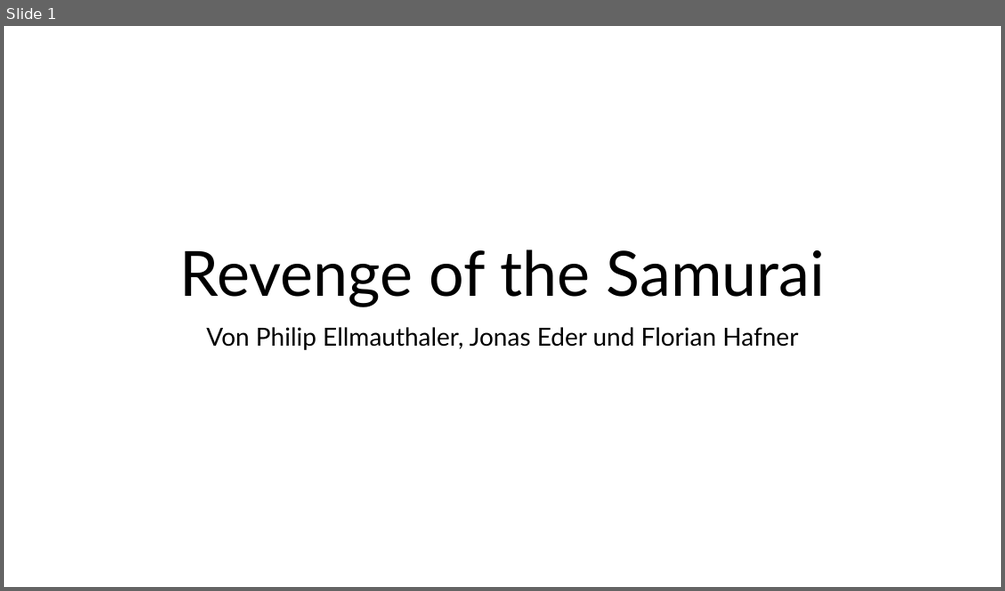
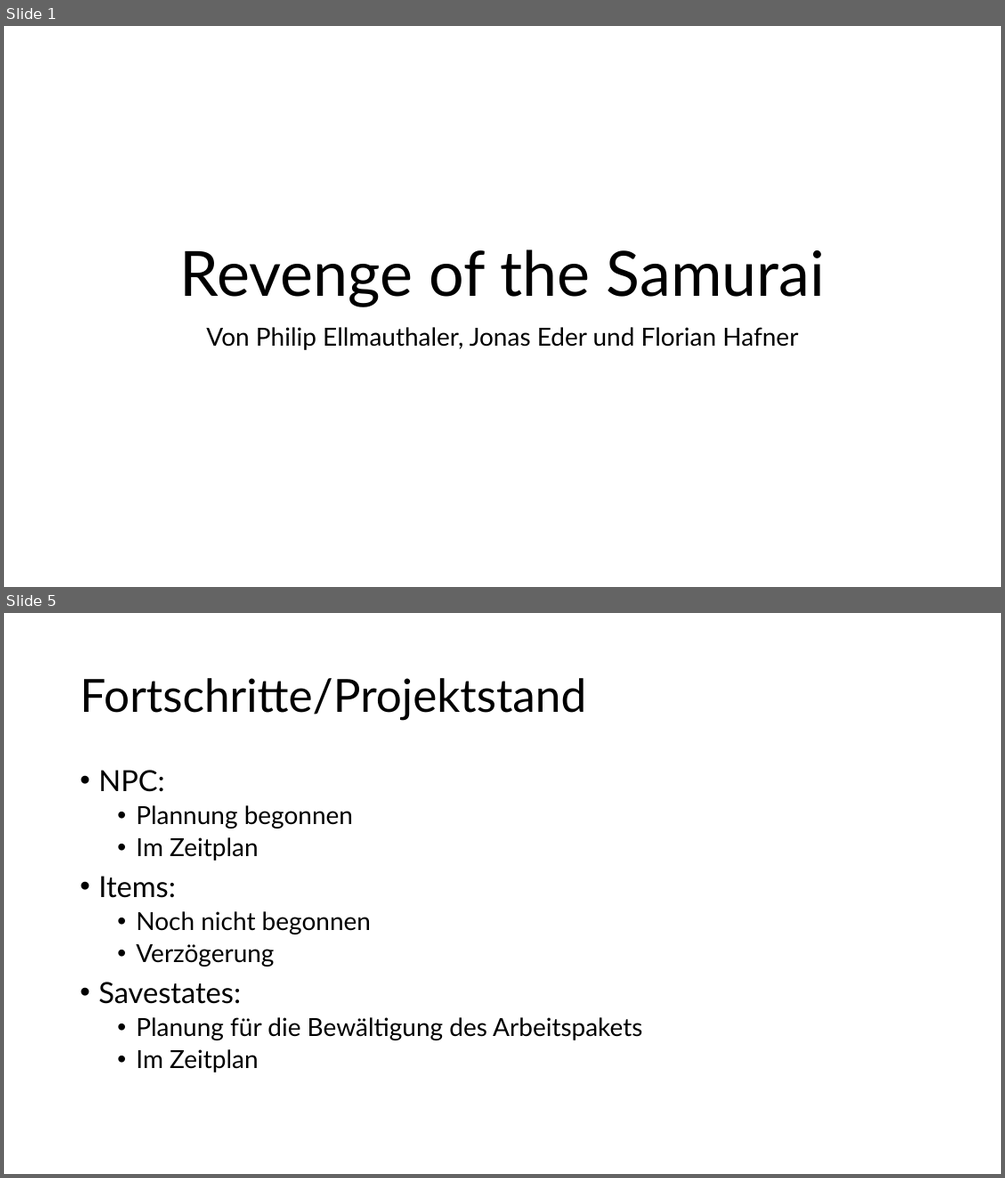
Before and after one commit to Grim-Reaperr/RotS, a slide deck: Projektdokumentation/ZwischenPresentation.pptx. Shown one above the other, each under a label of ours: slide 1 before the commit, slides 1 and 5 after it; the slides between them are not shown. The pictures are 1005x591 and 1005x1178 pixels, drawn with LibreOffice and Linux fonts; fonts in the diff are those of the drawing. Boxes give left, top, right and bottom in pixels: in the first picture for what was removed or moved away, otherwise in the second. Text is boxed around its words. In the diff, an @@ line names an element or a change of style, - is before the commit and + after.

```diff
--- a/Projektdokumentation/ZwischenPresentation.pptx
+++ b/Projektdokumentation/ZwischenPresentation.pptx
@@ slide 5 added at bbox=[4, 613, 1001, 1174], background #FFFFFF @@
@@ title added at bbox=[80, 678, 586, 720], 44 pt, text #000000 @@
+Fortschritte/Projektstand
@@ text added at bbox=[98, 770, 642, 1072], 24 pt, text #000000 @@
+• NPC:
+  • Plannung begonnen
+  • Im Zeitplan
+• Items:
+  • Noch nicht begonnen
+  • Verzögerung
+• Savestates:
+  • Planung für die Bewältigung des Arbeitspakets
+  • Im Zeitplan
```
Also in this commit, not shown: 3 slides changed, 3 other slides added, 1 slide removed, 16 other files.
